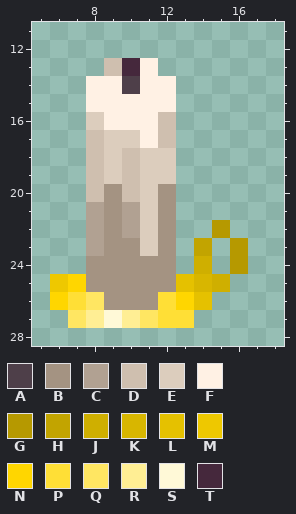
Two versions of one pixel-art sprite, projekty/swieczki/img/zgaszony.png. The first picture shows the starting point.
The file is 200x300 pixels, drawn in blocks of 10x10; one block is one cell here. Colours within 5 levels of each other are drawn and written as one. Shown: x 5..18, y 11..28.
Palette (. is transparent): A #4e3f49  B #a49382  C #b1a192  D #cfbfaf  E #dccdbd  F #fff1e4  G #b69900  H #c2a400  J #cfaf00  K #d8b600  L #e5c100  M #eec800  N #ffd600  P #ffdf36  Q #ffe662  R #ffee94  S #fff9d7  T #45283c
Pixels before, first column x 6:
13 ...DTF.....
14 ..FFAFF....
15 ..FFFFF....
16 ..EFFFD....
17 ..DEEFD....
18 ..DEDEE....
19 ..DEDEE....
20 ..DBDEB....
21 ..CBCEB....
22 ..CBCEB..G.
23 ..CBBEB.H.G
24 ..BBBBB.J.G
25 MNBBBBBLKJ.
26 NPQBBBPNL..
27 .QRSRQPP...
After the commit:
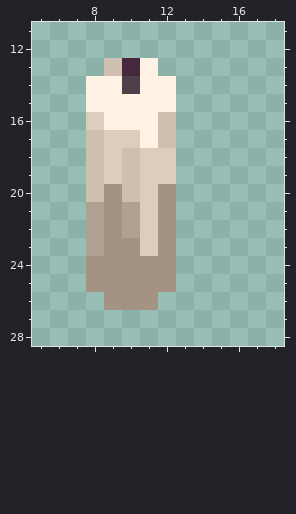
From old to new:
y 22: x 15 G -> .
y 23: x 14 H -> .; x 16 G -> .
y 24: x 14 J -> .; x 16 G -> .
y 25: x 6..7 MN -> ..; x 13..15 LKJ -> ...
y 26: x 6..8 NPQ -> ...; x 12..14 PNL -> ...
y 27: x 7..13 QRSRQPP -> .......
Changed places in both pictures, as pixel boxes (x1, y1, x2, y2):
erased: (50, 220, 248, 328)
